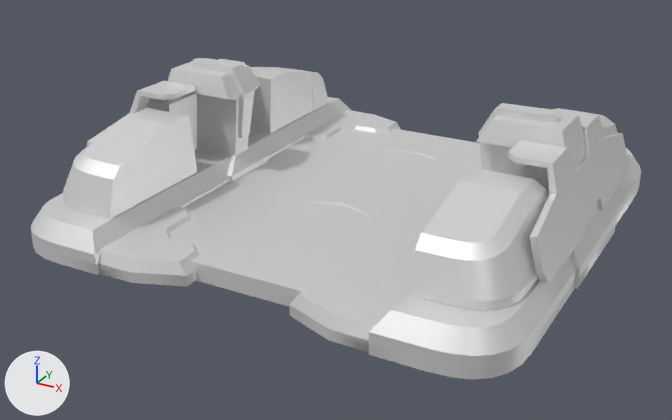
One commit to the glTF model glb/leghp.glb: the scene before it, then after it.
Camera for both pictures: a 50 mm lens placed at (78.0, -150.7, 73.4), pointed at (-1.5, -6.2, 1.2). Arrows for +X, +Y and +Z are at lower left; the lights stay in place. The picture after the commit comes second. Both versions are drawn at frame 37 of the action 'ActivateOpen'; the numbers are the values there.

Objects in the first picture: 'base', 'cov1_big', 'cov2_big', 'cov2_small', 'cov3_big', 'cov3_small', 'cov4_big', 'cov4_small', 'cover_big1', 'cover_big2', 'cover_small1', 'cover_small2'.
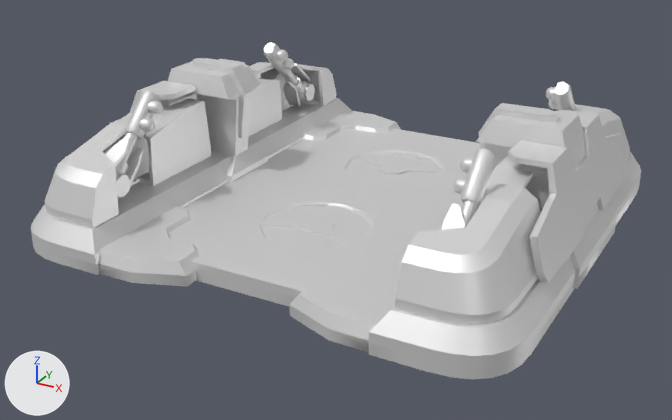
Changed parts and their boxes (x1, y1, x2, y2) in the pictures (672 x 420 px):
'cov3_big', moved: before (408, 174, 548, 311); after (395, 183, 541, 325)
'cov4_big', moved: before (63, 108, 163, 219); after (45, 114, 149, 228)
'cov4_small', moved: before (116, 111, 197, 205); after (138, 98, 211, 186)
'cov2_small', moved: before (250, 69, 313, 133); after (248, 78, 282, 137)
'cov3_small', moved: before (431, 168, 508, 221); after (475, 156, 533, 212)
'cover_big2', moved: before (263, 202, 373, 241); after (299, 202, 370, 220)
'nano3', moved, turned (not visible before): after (453, 148, 496, 226)
'cov2_big', moved: before (250, 67, 327, 111); after (249, 62, 336, 110)
'cover_big1', moved: before (345, 156, 441, 186); after (347, 171, 411, 186)
'cover_small2', moved: before (259, 224, 347, 250); after (268, 238, 312, 249)
'nano4', moved, turned (not visible before): after (122, 90, 163, 163)
'cyl4', moved, turned (not visible before): after (106, 137, 144, 198)
'cov1_big', moved: before (557, 108, 618, 137); after (575, 104, 630, 158)
'cover_small1', moved: before (366, 151, 443, 168); after (393, 151, 432, 159)
'nano2', moved, turned (not visible before): after (264, 42, 298, 85)
'nano1', moved, turned (not visible before): after (546, 81, 576, 111)
'cyl2', moved, turned (not visible before): after (283, 63, 310, 106)
'cyl3', moved, turned (not visible before): after (442, 204, 466, 229)
'buildlight4', moved, turned (not visible before): after (116, 174, 131, 197)
'buildlight2', moved, turned (not visible before): after (304, 84, 315, 101)
'fan2', unchanged, uncovered by the edit: after (261, 205, 371, 250)
'fan1', unchanged, uncovered by the edit: after (346, 152, 440, 185)

The change, as a list of edits to the scene's bpy script:
```text
Change ob_cov1_big:
    ob_cov1_big.location: (-0.634, -2.69, -11.17) -> (-0.634, 1.81, -11.17)
Change ob_cyl1:
    ob_cyl1.rotation_euler: (0.0, 0.0, 0.0) -> (-0.785, 0.0, 0.0)  # degrees (0, 0, 0) -> degrees (-45, 0, 0)
Change ob_cov2_big:
    ob_cov2_big.location: (-0.634, -2.69, -11.17) -> (-0.634, 1.81, -11.17)
Change ob_cyl2:
    ob_cyl2.rotation_euler: (0.0, 0.0, 0.0) -> (-0.785, 0.0, 0.0)  # degrees (0, 0, 0) -> degrees (-45, 0, 0)
Change ob_nano2:
    ob_nano2.location: (0.858, -8.813, 0.0815) -> (0.858, -14.28, 0.0815)
Change ob_cov2_small:
    ob_cov2_small.location: (-0.634, -2.69, -11.17) -> (-3.634, -11.69, -11.17)
Change ob_cov3_big:
    ob_cov3_big.location: (-0.634, -2.69, -11.17) -> (-0.634, -7.19, -11.17)
Change ob_cyl3:
    ob_cyl3.rotation_euler: (0.0, 0.0, 0.0) -> (0.785, 0.0, 0.0)  # degrees (0, 0, 0) -> degrees (45, 0, 0)
Change ob_nano3:
    ob_nano3.location: (-0.858, 8.813, 0.0815) -> (-0.858, 14.28, 0.0815)
Change ob_cov3_small:
    ob_cov3_small.location: (-0.634, -2.69, -11.17) -> (2.366, 6.31, -11.17)
Change ob_cov4_big:
    ob_cov4_big.location: (-0.634, -2.69, -11.17) -> (-0.634, -7.19, -11.17)
Change ob_cyl4:
    ob_cyl4.rotation_euler: (0.0, 0.0, 0.0) -> (0.785, 0.0, 0.0)  # degrees (0, 0, 0) -> degrees (45, 0, 0)
Change ob_nano4:
    ob_nano4.location: (0.858, 8.813, 0.0815) -> (0.858, 14.28, 0.0815)
Change ob_cov4_small:
    ob_cov4_small.location: (-0.634, -2.69, -11.17) -> (-3.634, 6.31, -11.17)
Change ob_cover_big1:
    ob_cover_big1.location: (0.0, 16.44, -10.83) -> (0.0, 7.941, -10.83)
Change ob_cover_big2:
    ob_cover_big2.location: (0.0, 16.44, -10.83) -> (0.0, 24.94, -10.83)
Change ob_cover_small1:
    ob_cover_small1.location: (0.0, 16.44, -10.83) -> (0.0, 22.44, -10.83)
Change ob_cover_small2:
    ob_cover_small2.location: (0.0, 16.44, -10.83) -> (0.0, 10.44, -10.83)
```
